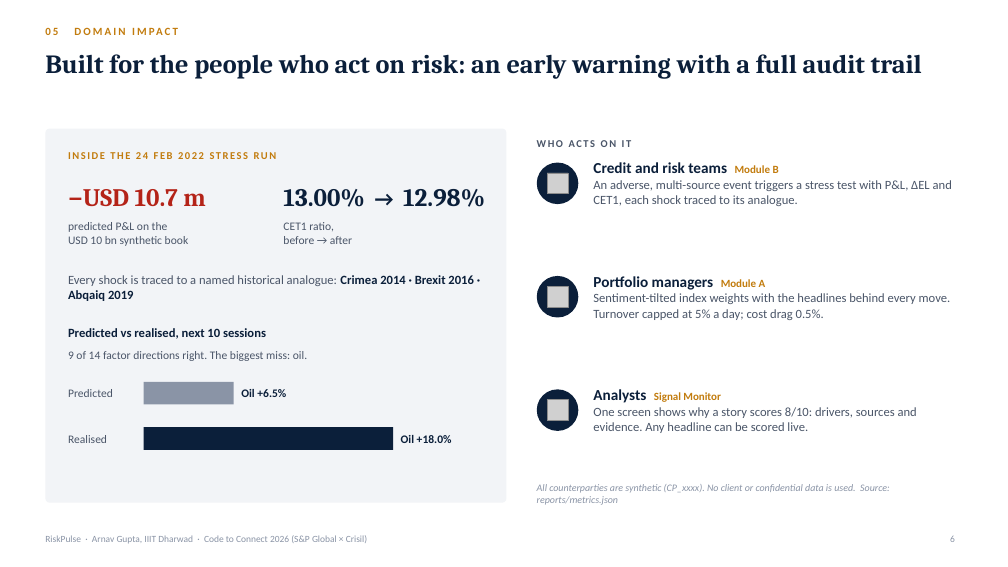
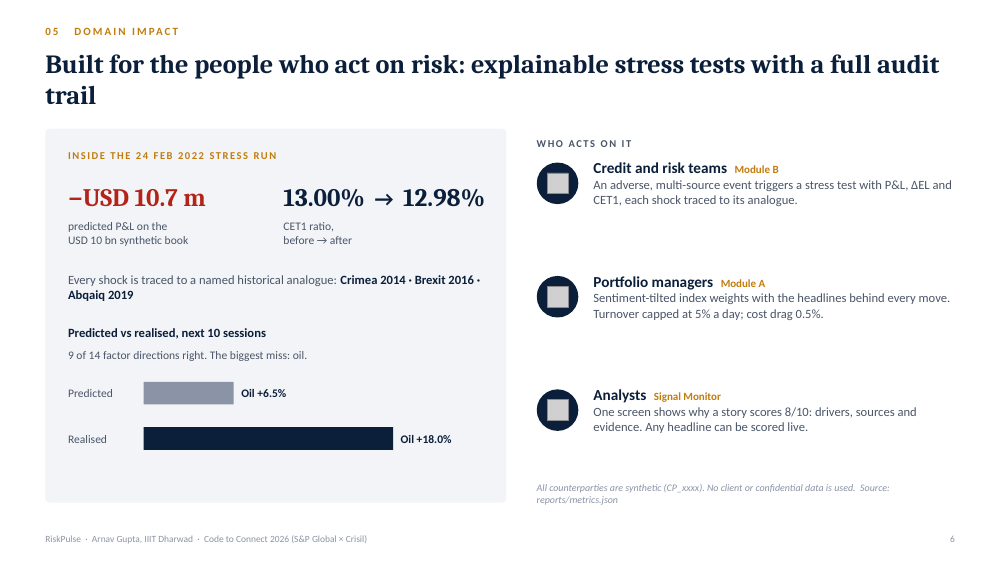
Before and after one commit to arnavgupta2004/iiit-dharwad-arnav-gupta-hackathon, a slide deck: slide 6 of docs/presentation.pptx. Drawn at 1008x567 pixels with LibreOffice and Linux fonts; fonts in the diff are those of the drawing; grey boxes stand for pictures. Boxes give left, top, right and bottom in pixels: in the first picture for what was removed or moved away, otherwise in the second. Text is boxed around its words. In the diff, an @@ line names an element or a change of style, - is before the commit and + after.

```diff
--- a/docs/presentation.pptx
+++ b/docs/presentation.pptx
@@ title at box(45, 54, 939, 104): text changed @@
-Built for the people who act on risk: an early warning with a full audit trail
+Built for the people who act on risk: explainable stress tests with a full audit trail
```
Also in this commit, not shown: 3 other slides changed, 1 other file.
